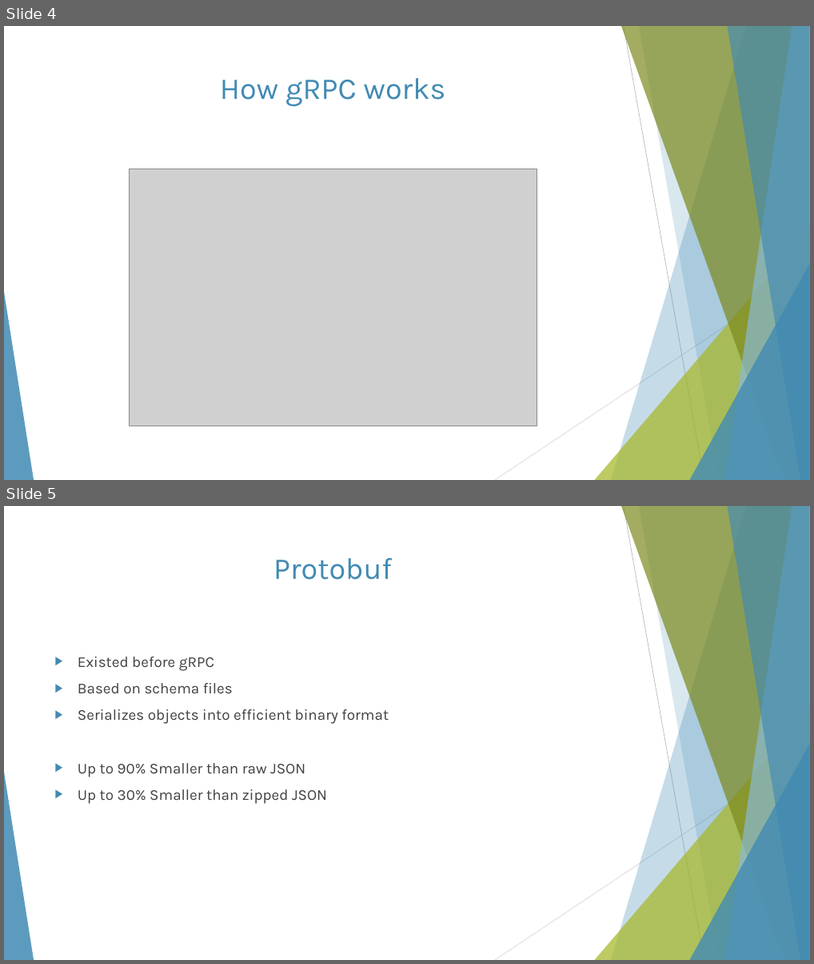
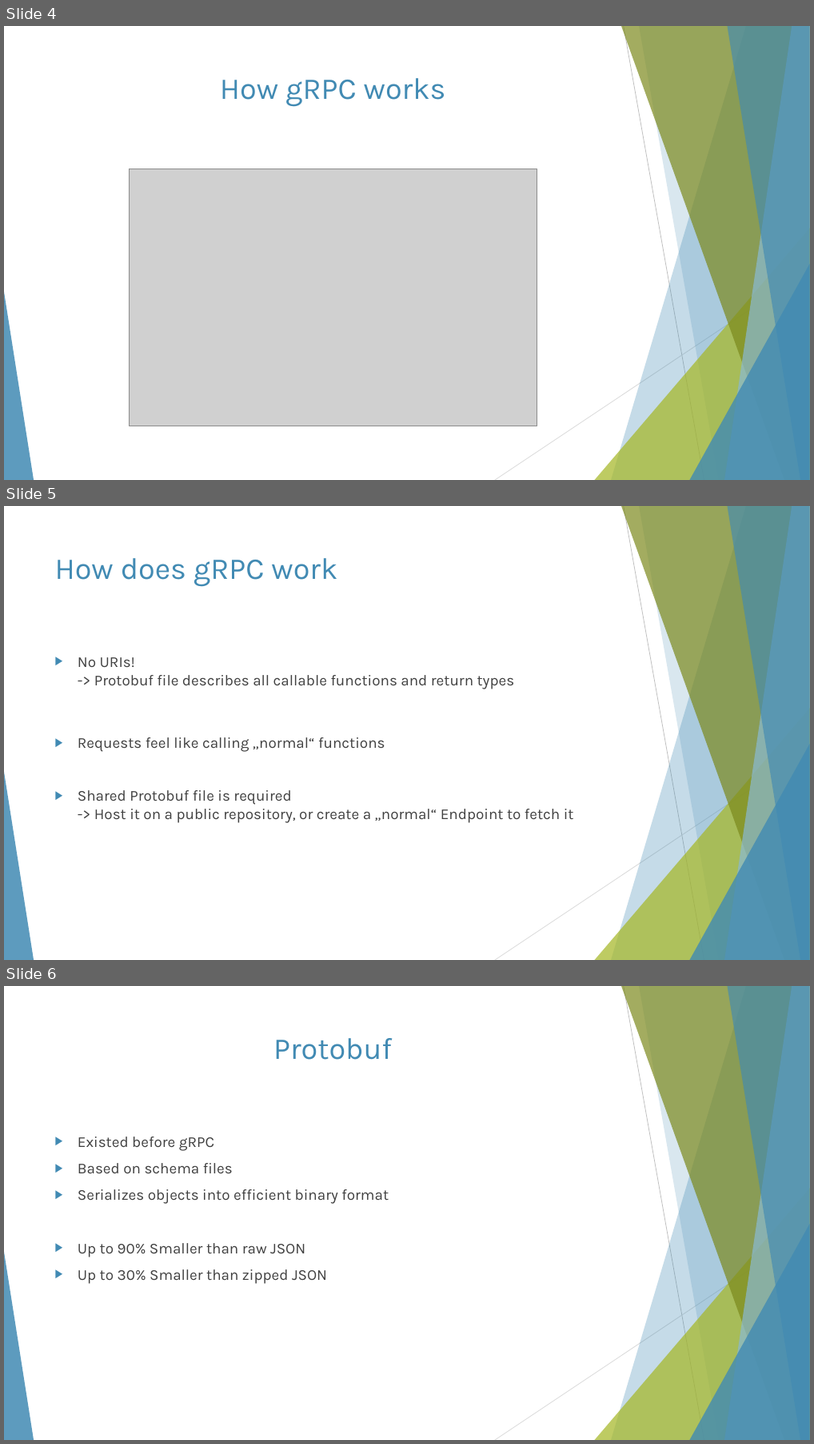
Before and after one commit to DanielSchmerber/grpc-example, a slide deck: grpc.pptx. Shown one above the other, each under a label of ours: slides 4 and 5 before the commit, slides 4, 5 and 6 after it. The pictures are 814x964 and 814x1444 pixels, drawn with LibreOffice and Linux fonts; fonts in the diff are those of the drawing; grey boxes stand for pictures. Boxes give left, top, right and bottom in pixels: in the first picture for what was removed or moved away, otherwise in the second. Text is boxed around its words. In the diff, an @@ line names an element or a change of style, - is before the commit and + after.

```diff
--- a/grpc.pptx
+++ b/grpc.pptx
@@ slide 5 added at (4, 506, 810, 960), background #FFFFFF; not listed: 10 template elements that a slide beside it also shows @@
@@ title added at (55, 558, 338, 587), 36 pt, text #418AB3 @@
+How does gRPC work
@@ text added at (78, 657, 574, 823), 18 pt, text #404040 @@
+▶ No URIs!
+  -> Protobuf file describes all callable functions and return types
+▶ Requests feel like calling „normal“ functions
+▶ Shared Protobuf file is required
+  -> Host it on a public repository, or create a „normal“ Endpoint to fetch it
@@ what was slide 5 is now slide 6 @@
```
Also in this commit, not shown: 2 slides changed.
